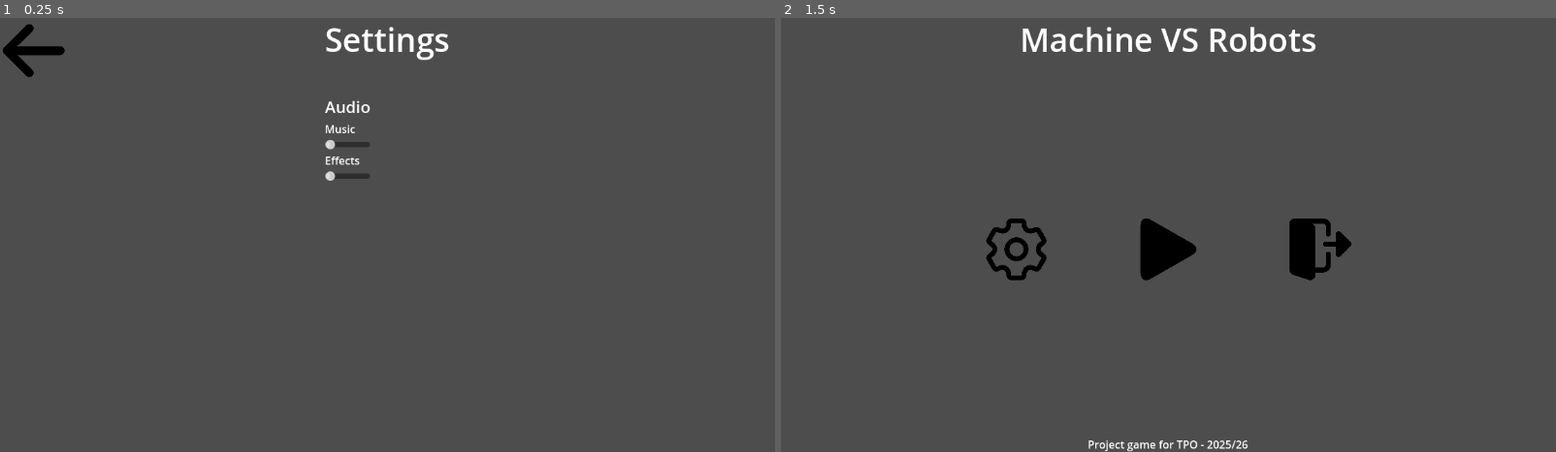
Above: before the commit, frames 1-2 (left to right).
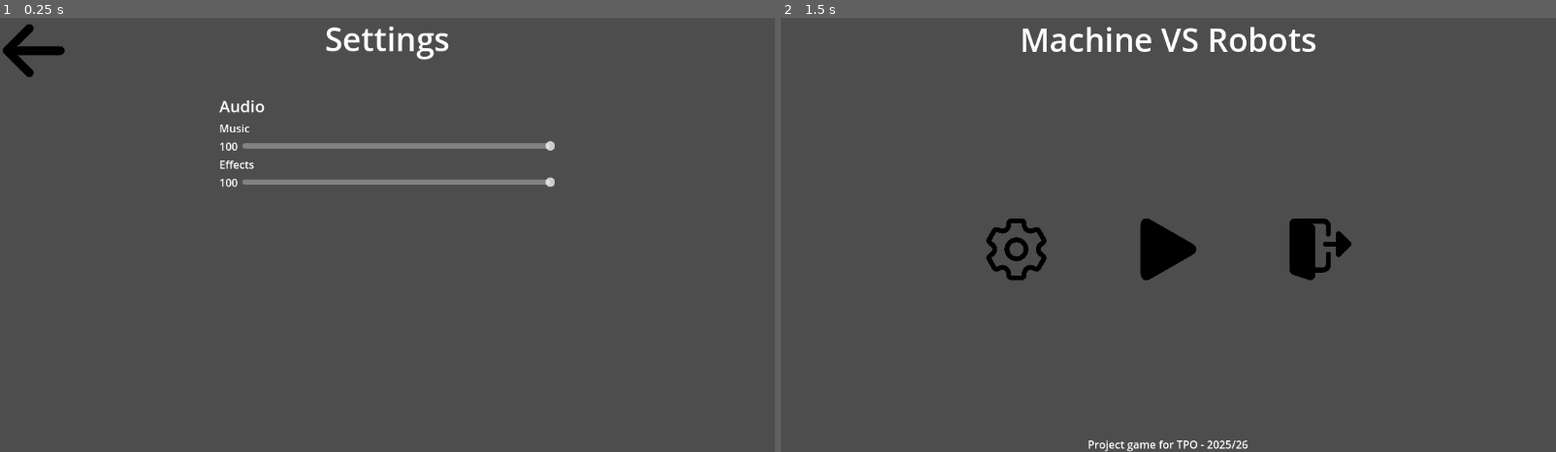
Above: after the commit, the same moments.

Repository: AuraDvin/MvR
Game: Godot game, scene res://levels/menus/settings/settings.tscn
The game is run twice, just before and just after one commit, with the same random seed, the same clock (stepped at 60 frames per second) and the same inputs. This scene is started directly instead of the project's main scene. The engine's default icon, where the game draws it, is replaced by a stand-in: a white triangle on a blue panel in a dark square.
Inputs (mouse positions are in pixels of both pictures, inside the frame that each line leads up to):
- Up to frame 1 (0.25 s): no input
- Up to frame 2 (1.5 s): tap Enter (ui_accept) at 0.5, 0.77 s; move the mouse to (1339, 213) at 0.52 s; hold Right (ui_right) 0.53-1.25 s; click (1339, 213) at 0.67 s; click (812, 52) at 1.25 s

The runs differ from the first frame. In frame 1, 1.7% of the frame differs, in the area x 28-72%, y 1-40%; in frame 2, nothing differs.

Commit message:
better sound and volume sliders

Diff:
--- a/levels/menus/settings/settings.gd
+++ b/levels/menus/settings/settings.gd
@@ -2,8 +2,17 @@
 
 extends Control
 
-@onready var music_slider = $VBoxContainer/ScrollContainer/VBoxContainer/VBoxContainer/MusicVolSlider
-@onready var sfx_slider = $VBoxContainer/ScrollContainer/VBoxContainer/VBoxContainer/SfxVolSlider
+@onready var music_slider = $VBoxContainer/ScrollContainer/VBoxContainer/VBoxContainer/HBoxContainer/MusicSlider
+@onready var music_volume = $VBoxContainer/ScrollContainer/VBoxContainer/VBoxContainer/HBoxContainer/MusicVal
+@onready var sfx_slider = $VBoxContainer/ScrollContainer/VBoxContainer/VBoxContainer/HBoxContainer2/EffectsSlider
+@onready var sfx_volume = $VBoxContainer/ScrollContainer/VBoxContainer/VBoxContainer/HBoxContainer2/EffectsVal
 
 func _on_return_btn_pressed() -> void:
 	SceneSwitcher.returnToPrevScene()
+
+func _on_music_slider_value_changed(value: float) -> void:
+	music_volume.text = str(int(value))
+
+
+func _on_effects_slider_value_changed(value: float) -> void:
+	sfx_volume.text = str(int(value))
--- a/levels/menus/settings/settings.tscn
+++ b/levels/menus/settings/settings.tscn
@@ -1,13 +1,10 @@
-[gd_scene load_steps=5 format=3 uid="uid://cda4i2ncmge2x"]
+[gd_scene load_steps=6 format=3 uid="uid://cda4i2ncmge2x"]
 
 [ext_resource type="Script" uid="uid://xi7rhi2d0kjs" path="res://levels/menus/settings/settings.gd" id="1_uu6rw"]
 [ext_resource type="Texture2D" uid="uid://cdjjomguti4jv" path="res://assets/textures/back-icon.png" id="2_ifqal"]
-
-[sub_resource type="LabelSettings" id="LabelSettings_uv2fn"]
-font_size = 48
-
-[sub_resource type="LabelSettings" id="LabelSettings_c7vy1"]
-font_size = 24
+[ext_resource type="LabelSettings" uid="uid://dk5rixitres36" path="res://misc/PageTitleLabelTheme.tres" id="3_ifqal"]
+[ext_resource type="LabelSettings" uid="uid://ddwwuccbw03wi" path="res://misc/PageSubtitleLabelTheme.tres" id="4_rrw4a"]
+[ext_resource type="LabelSettings" uid="uid://cbqx3qie0kyui" path="res://misc/LabelTheme.tres" id="5_15gkg"]
 
 [node name="Settings" type="Control"]
 layout_mode = 3
@@ -29,18 +26,23 @@
 
 [node name="VBoxContainer" type="VBoxContainer" parent="."]
 layout_mode = 1
-anchors_preset = 13
+anchors_preset = 7
 anchor_left = 0.5
+anchor_top = 1.0
 anchor_right = 0.5
 anchor_bottom = 1.0
+offset_left = -250.0
+offset_top = -649.0
+offset_right = 250.0
 grow_horizontal = 2
-grow_vertical = 2
+grow_vertical = 0
 theme_override_constants/separation = 50
 
 [node name="SettingsPageTitle" type="Label" parent="VBoxContainer"]
 layout_mode = 2
 text = "Settings"
-label_settings = SubResource("LabelSettings_uv2fn")
+label_settings = ExtResource("3_ifqal")
+horizontal_alignment = 1
 
 [node name="ScrollContainer" type="ScrollContainer" parent="VBoxContainer"]
 custom_minimum_size = Vector2(0, 532)
@@ -48,11 +50,13 @@
 
 [node name="VBoxContainer" type="VBoxContainer" parent="VBoxContainer/ScrollContainer"]
 layout_mode = 2
+size_flags_horizontal = 3
+size_flags_vertical = 3
 
 [node name="AudioTitle" type="Label" parent="VBoxContainer/ScrollContainer/VBoxContainer"]
 layout_mode = 2
 text = "Audio"
-label_settings = SubResource("LabelSettings_c7vy1")
+label_settings = ExtResource("4_rrw4a")
 
 [node name="VBoxContainer" type="VBoxContainer" parent="VBoxContainer/ScrollContainer/VBoxContainer"]
 layout_mode = 2
@@ -60,15 +64,43 @@
 [node name="Label" type="Label" parent="VBoxContainer/ScrollContainer/VBoxContainer/VBoxContainer"]
 layout_mode = 2
 text = "Music"
+label_settings = ExtResource("5_15gkg")
 
-[node name="MusicVolSlider" type="HSlider" parent="VBoxContainer/ScrollContainer/VBoxContainer/VBoxContainer"]
+[node name="HBoxContainer" type="HBoxContainer" parent="VBoxContainer/ScrollContainer/VBoxContainer/VBoxContainer"]
 layout_mode = 2
 
-[node name="Label2" type="Label" parent="VBoxContainer/ScrollContainer/VBoxContainer/VBoxContainer"]
+[node name="MusicVal" type="Label" parent="VBoxContainer/ScrollContainer/VBoxContainer/VBoxContainer/HBoxContainer"]
+custom_minimum_size = Vector2(30, 0)
+layout_mode = 2
+size_flags_horizontal = 0
+text = "100"
+
+[node name="MusicSlider" type="HSlider" parent="VBoxContainer/ScrollContainer/VBoxContainer/VBoxContainer/HBoxContainer"]
+layout_mode = 2
+size_flags_horizontal = 3
+size_flags_vertical = 4
+value = 100.0
+
+[node name="Label3" type="Label" parent="VBoxContainer/ScrollContainer/VBoxContainer/VBoxContainer"]
 layout_mode = 2
 text = "Effects"
+label_settings = ExtResource("5_15gkg")
 
-[node name="SfxVolSlider" type="HSlider" parent="VBoxContainer/ScrollContainer/VBoxContainer/VBoxContainer"]
+[node name="HBoxContainer2" type="HBoxContainer" parent="VBoxContainer/ScrollContainer/VBoxContainer/VBoxContainer"]
 layout_mode = 2
 
+[node name="EffectsVal" type="Label" parent="VBoxContainer/ScrollContainer/VBoxContainer/VBoxContainer/HBoxContainer2"]
+custom_minimum_size = Vector2(30, 0)
+layout_mode = 2
+size_flags_horizontal = 0
+text = "100"
+
+[node name="EffectsSlider" type="HSlider" parent="VBoxContainer/ScrollContainer/VBoxContainer/VBoxContainer/HBoxContainer2"]
+layout_mode = 2
+size_flags_horizontal = 3
+size_flags_vertical = 4
+value = 100.0
+
 [connection signal="pressed" from="ReturnBTN" to="." method="_on_return_btn_pressed"]
+[connection signal="value_changed" from="VBoxContainer/ScrollContainer/VBoxContainer/VBoxContainer/HBoxContainer/MusicSlider" to="." method="_on_music_slider_value_changed"]
+[connection signal="value_changed" from="VBoxContainer/ScrollContainer/VBoxContainer/VBoxContainer/HBoxContainer2/EffectsSlider" to="." method="_on_effects_slider_value_changed"]
